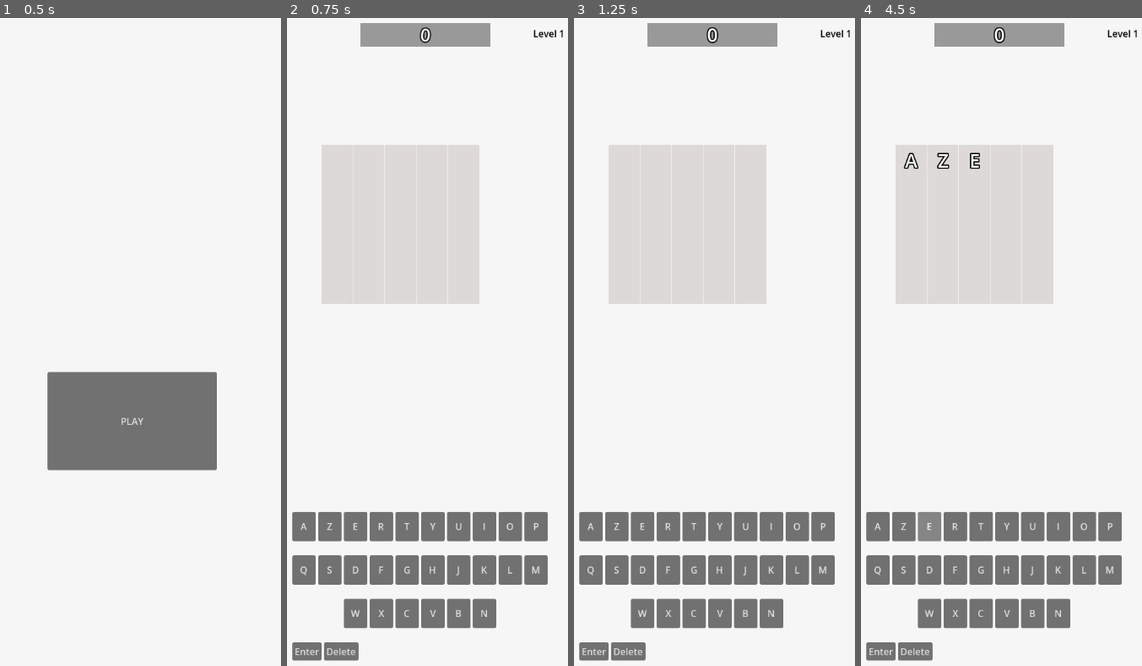
Above: before the commit, frames 1-4 (left to right).
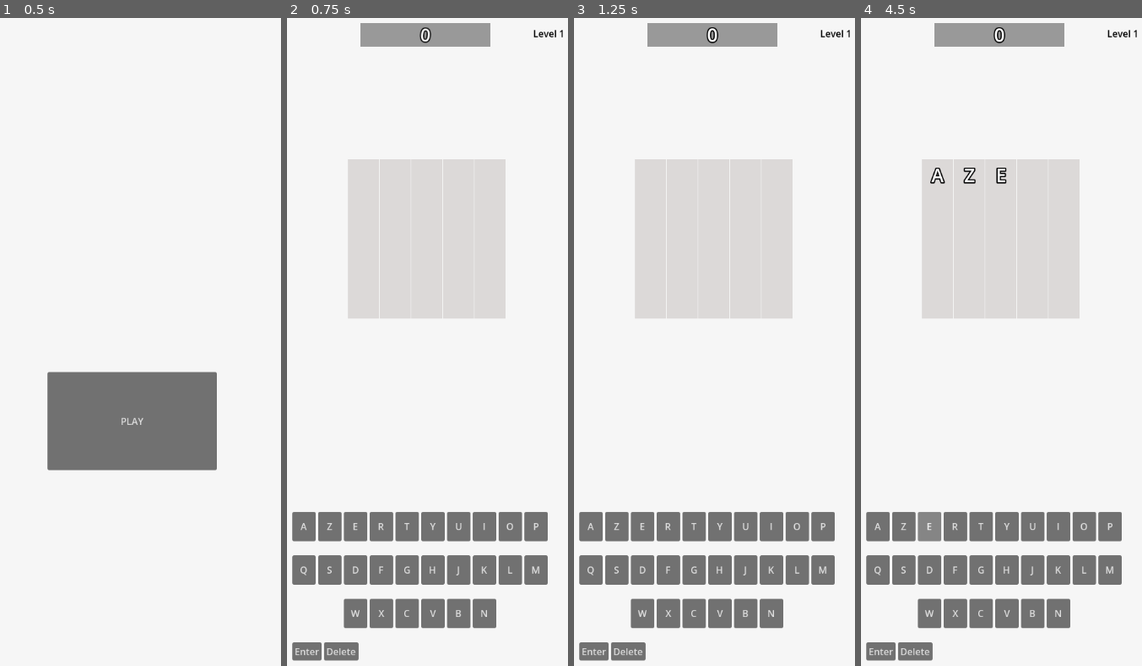
Above: after the commit, the same moments.

Repository: Alex-Onceanu/IGRWordle
Game: Godot game, scene res://main.tscn
Two runs of this game, one before a commit and one after it. Both use one fixed random seed, a clock stepped at 60 frames per second and the inputs below.
Inputs:
- Up to frame 1 (0.5 s): no input
- Up to frame 2 (0.75 s): click "PLAY" at 0.5 s
- Up to frame 3 (1.25 s): no input
- Up to frame 4 (4.5 s): click "Enter" at 1.25 s; click "Enter" at 2 s; click "A" at 2.75 s; click "Z" at 3.5 s; click "E" at 4.25 s

Frame 1 is identical in both runs. In frame 2, 6.7% of the frame differs, in the area x 12-78%, y 19-47%; in frame 3, 6.7%; in frame 4, 7.0%.

Commit message:
removed the images and corrected a little the grid position

Diff:
--- a/assets/icon.svg
+++ /dev/null
@@ -1,3 +0,0 @@
-version https://git-lfs.github.com/spec/v1
-oid sha256:6c80384360a5b269d1054bfb27241258154e2cc8167c522016fdc1820e84e0f8
-size 995
--- a/game/level/level.tscn
+++ b/game/level/level.tscn
@@ -18,8 +18,8 @@
 anchor_bottom = 0.0
 offset_left = 220.0
 offset_top = 278.0
-offset_right = 360.0
-offset_bottom = 428.0
+offset_right = 449.0
+offset_bottom = 478.0
 grow_horizontal = 1
 grow_vertical = 1
 
--- a/project.godot
+++ b/project.godot
@@ -13,7 +13,6 @@
 config/name="IGRWordle"
 run/main_scene="uid://cvn4o6hrrxnxj"
 config/features=PackedStringArray("4.6", "Mobile")
-config/icon="res://assets/icon.svg"
 run/size/viewport_height=648
 run/size/viewport_width=1152
 run/handheld/orientation=0
Binary file removed: assets/emptyletter.png
Not shown, removed: assets/emptyletter.png.import
Binary file removed: assets/grid.png
Not shown, removed: assets/grid.png.import
Not shown, removed: assets/icon.svg.import
Binary file removed: assets/no.png
Not shown, removed: assets/no.png.import
Binary file removed: assets/ok.png
Not shown, removed: assets/ok.png.import
